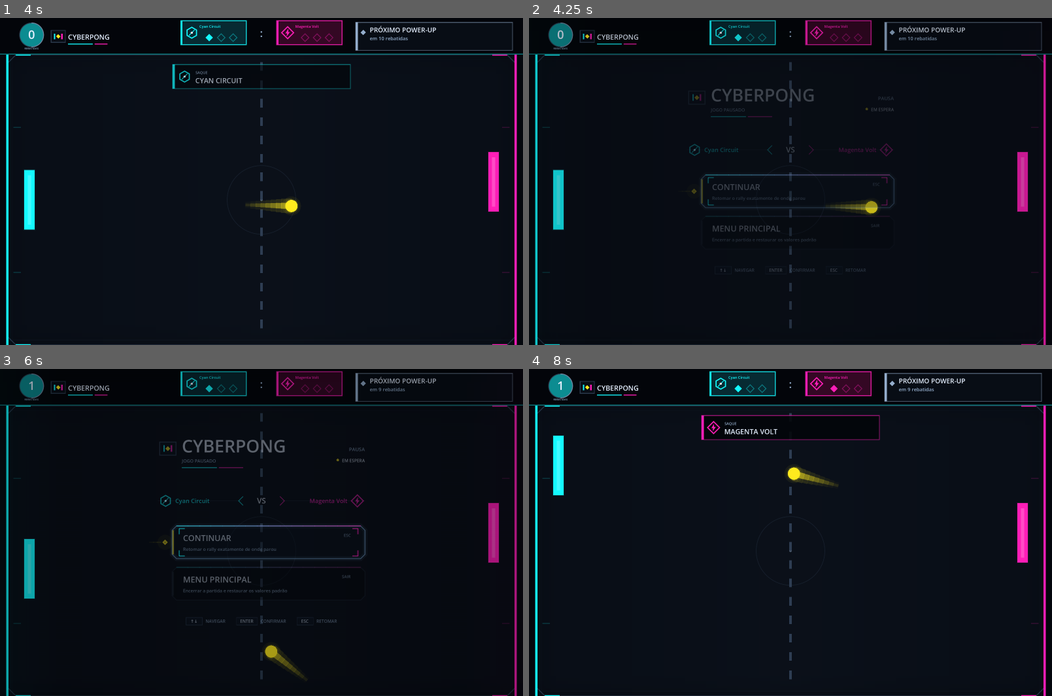
Above: before the commit, frames 1-4 (two rows, left to right).
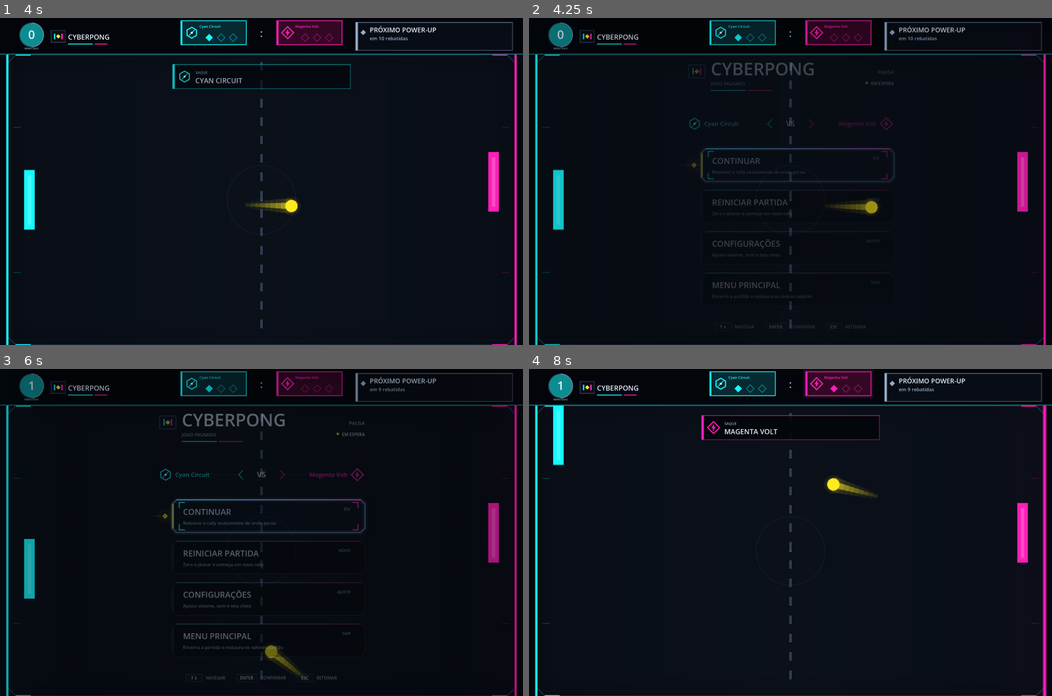
Above: after the commit, the same moments.

Repository: wellingtonlope/cyberpong
Game: Godot game, scene res://main.tscn
Two runs of this game, one before a commit and one after it. Both use one fixed random seed, a clock stepped at 60 frames per second and the inputs below.
Inputs (mouse positions are in pixels of both pictures, inside the frame that each line leads up to; where the layout moved, square brackets give the same spot in the first picture):
- Up to frame 1 (4 s): tap Enter at 0.5 s; move the mouse to (376, 165) at 0.52 s; hold Right 0.53-1.25 s; tap Space (ui_select) at 0.6, 0.77, 1.07, 2.3, 3.77, 3.8 s; click (376, 165) at 0.67 s; drag from (156, 197) to (235, 246) at 1.27 s; move the mouse to (313, 109) at 2.02 s; hold Right 2.03-2.75 s; tap Up (p2_up) at 2.1 s; click (313, 109) at 2.17 s; drag from (235, 246) to (104, 132) at 2.77 s; move the mouse to (418, 230) at 3.52 s; hold Left from 3.53 s (still down); tap Alt at 3.6 s; click (418, 230) at 3.67 s
- Up to frame 2 (4.25 s): keep holding Left; tap Space (ui_select) at 4.07 s; tap Escape at 4.15 s
- Up to frame 3 (6 s): release Left at 4.25 s; click (266, 516) [266, 542] at 4.25 s; drag from (104, 483) to (183, 450) at 5.02 s; move the mouse to (287, 532) at 5.77 s; hold S (p1_down) from 5.78 s (still down); tap P at 5.85 s; click (287, 532) at 5.92 s
- Up to frame 4 (8 s): tap Space (ui_select) at 6.05, 7.52, 7.55, 7.82 s; release S (p1_down) at 6.5 s; drag from (712, 450) to (685, 548) at 6.52 s; move the mouse to (905, 516) at 7.27 s; hold W (p1_up) from 7.28 s (still down); tap Keypad Enter at 7.35 s; click (905, 516) at 7.42 s

Frame 1 is identical in both runs. In frame 2, 2.7% of the frame differs, in the area x 30-70%, y 13-95%; in frame 3, 3.8%; in frame 4, 1.5%.

Commit message:
Adiciona Reiniciar partida e menu de Configurações à pausa

Diff:
--- a/main.gd
+++ b/main.gd
@@ -181,6 +181,7 @@
 	var menu = PAUSE_MENU_SCENE.instantiate()
 	add_child(menu)
 	menu.connect("resume_requested", _on_pause_resume_requested)
+	menu.connect("restart_requested", _on_pause_restart_requested)
 	menu.connect("main_menu_requested", _on_pause_main_menu_requested)
 	_pause_menu = menu
 	get_tree().paused = true
@@ -189,6 +190,12 @@
 	_dismiss_pause_menu()
 	get_tree().paused = false
 	SoundManager.play_pause_close()
+
+func _on_pause_restart_requested() -> void:
+	_dismiss_pause_menu()
+	get_tree().paused = false
+	SoundManager.play_pause_close()
+	_restart_match()
 
 func _on_pause_main_menu_requested() -> void:
 	_dismiss_pause_menu()
--- a/scenes/pause_menu.tscn
+++ b/scenes/pause_menu.tscn
@@ -22,6 +22,24 @@
 flat = true
 text = ""
 
+[node name="BtnRestart" type="Button" parent="."]
+layout_mode = 0
+offset_right = 10.0
+offset_bottom = 10.0
+mouse_default_cursor_shape = 2
+focus_mode = 2
+flat = true
+text = ""
+
+[node name="BtnSettings" type="Button" parent="."]
+layout_mode = 0
+offset_right = 10.0
+offset_bottom = 10.0
+mouse_default_cursor_shape = 2
+focus_mode = 2
+flat = true
+text = ""
+
 [node name="BtnMainMenu" type="Button" parent="."]
 layout_mode = 0
 offset_right = 10.0
--- /dev/null
+++ b/scenes/settings_menu.tscn
@@ -0,0 +1,59 @@
+[gd_scene load_steps=2 format=3]
+
+[ext_resource type="Script" path="res://scripts/settings_menu.gd" id="1_settings"]
+
+[node name="SettingsMenu" type="Control"]
+z_index = 120
+process_mode = 3
+anchors_preset = 15
+anchor_right = 1.0
+anchor_bottom = 1.0
+grow_horizontal = 2
+grow_vertical = 2
+mouse_filter = 2
+script = ExtResource("1_settings")
+
+[node name="BtnVolumeDown" type="Button" parent="."]
+layout_mode = 0
+offset_right = 10.0
+offset_bottom = 10.0
+mouse_default_cursor_shape = 2
+focus_mode = 2
+flat = true
+text = ""
+
+[node name="BtnVolumeUp" type="Button" parent="."]
+layout_mode = 0
+offset_right = 10.0
+offset_bottom = 10.0
+mouse_default_cursor_shape = 2
+focus_mode = 2
+flat = true
+text = ""
+
+[node name="BtnSound" type="Button" parent="."]
+layout_mode = 0
+offset_right = 10.0
+offset_bottom = 10.0
+mouse_default_cursor_shape = 2
+focus_mode = 2
+flat = true
+text = ""
+
+[node name="BtnFullscreen" type="Button" parent="."]
+layout_mode = 0
+offset_right = 10.0
+offset_bottom = 10.0
+mouse_default_cursor_shape = 2
+focus_mode = 2
+flat = true
+text = ""
+
+[node name="BtnBack" type="Button" parent="."]
+layout_mode = 0
+offset_right = 10.0
+offset_bottom = 10.0
+mouse_default_cursor_shape = 2
+focus_mode = 2
+flat = true
+text = ""
--- a/scripts/menu_screen.gd
+++ b/scripts/menu_screen.gd
@@ -184,6 +184,15 @@
 		if button != null and button.is_inside_tree():
 			button.grab_focus()
 			return
+
+func set_cards_interactive(interactive: bool) -> void:
+	for button in _card_buttons:
+		if button == null:
+			continue
+		button.disabled = not interactive
+		button.mouse_filter = (
+			Control.MOUSE_FILTER_STOP if interactive else Control.MOUSE_FILTER_IGNORE
+		)
 
 func _show() -> void:
 	show()
--- a/scripts/pause_menu.gd
+++ b/scripts/pause_menu.gd
@@ -1,12 +1,17 @@
 extends "res://scripts/menu_screen.gd"
 
 signal resume_requested
+signal restart_requested
 signal main_menu_requested
 
 enum Action {
 	RESUME,
+	RESTART,
+	SETTINGS,
 	MAIN_MENU
 }
+
+const SETTINGS_SCENE := preload("res://scenes/settings_menu.tscn")
 
 const PAUSE_CARDS := [
 	{
@@ -16,20 +21,35 @@
 		"tag": "ESC"
 	},
 	{
+		"action": Action.RESTART,
+		"title": "REINICIAR PARTIDA",
+		"detail": "Zera o placar e começa um novo rally",
+		"tag": "NOVO"
+	},
+	{
+		"action": Action.SETTINGS,
+		"title": "CONFIGURAÇÕES",
+		"detail": "Ajusta volume, som e tela cheia",
+		"tag": "AJUSTE"
+	},
+	{
 		"action": Action.MAIN_MENU,
 		"title": "MENU PRINCIPAL",
-		"detail": "Encerrar a partida e restaurar os valores padrão",
+		"detail": "Encerra a partida e restaura os valores padrão",
 		"tag": "SAIR"
 	}
 ]
 
 @onready var btn_resume: Button = $BtnResume
+@onready var btn_restart: Button = $BtnRestart
+@onready var btn_settings: Button = $BtnSettings
 @onready var btn_main_menu: Button = $BtnMainMenu
 
 var _pending_action := -1
+var _settings: Control = null
 
 func _ready() -> void:
-	var buttons: Array[Button] = [btn_resume, btn_main_menu]
+	var buttons: Array[Button] = [btn_resume, btn_restart, btn_settings, btn_main_menu]
 	_setup_menu(buttons, PAUSE_CARDS)
 
 func _activate_card(index: int) -> void:
@@ -37,6 +57,9 @@
 
 func _activate_action(action: int, index: int) -> void:
 	if _selected or _closing:
+		return
+	if action == Action.SETTINGS:
+		_open_settings()
 		return
 	SoundManager.play_ui_select()
 	_closing = true
@@ -61,16 +84,44 @@
 	_pending_action = -1
 	hide()
 	set_process(false)
-	if action == Action.MAIN_MENU:
-		main_menu_requested.emit()
+	match action:
+		Action.MAIN_MENU:
+			main_menu_requested.emit()
+		Action.RESTART:
+			get_tree().paused = false
+			restart_requested.emit()
+		_:
+			get_tree().paused = false
+			resume_requested.emit()
+
+func _open_settings() -> void:
+	if _settings != null:
+		return
+	SoundManager.play_ui_select()
+	var settings := SETTINGS_SCENE.instantiate()
+	settings.name = "SettingsMenu"
+	add_child(settings)
+	settings.connect("closed", _on_settings_closed)
+	_settings = settings
+	set_cards_interactive(false)
+
+func _on_settings_closed() -> void:
+	if is_instance_valid(_settings):
+		var settings := _settings
+		_settings = null
+		remove_child(settings)
+		settings.queue_free()
 	else:
-		get_tree().paused = false
-		resume_requested.emit()
+		_settings = null
+	set_cards_interactive(true)
+	grab_first_focus()
 
 func _unhandled_key_input(event: InputEvent) -> void:
 	if not event is InputEventKey:
 		return
 	if not event.pressed or event.echo:
+		return
+	if _settings != null:
 		return
 	if event.keycode == KEY_ESCAPE or event.keycode == KEY_P:
 		_activate_action(Action.RESUME, 0)
--- /dev/null
+++ b/scripts/settings_menu.gd
@@ -0,0 +1,195 @@
+extends "res://scripts/menu_screen.gd"
+
+signal closed
+
+enum Action {
+	VOLUME_DOWN,
+	VOLUME_UP,
+	TOGGLE_SOUND,
+	TOGGLE_FULLSCREEN,
+	BACK
+}
+
+const VOLUME_STEP_DB := 3.0
+const MIN_VOLUME_DB := -24.0
+const MAX_VOLUME_DB := 0.0
+const SETTINGS_MIN_UI_SCALE := 0.42
+const LAYOUT_TOP_MARGIN_UNITS := 8.0
+
+const SETTINGS_CARDS := [
+	{
+		"action": Action.VOLUME_DOWN,
+		"title": "VOLUME -",
+		"detail": "Diminui o volume geral em 3 dB",
+		"tag": "-3 dB"
+	},
+	{
+		"action": Action.VOLUME_UP,
+		"title": "VOLUME +",
+		"detail": "Aumenta o volume geral em 3 dB",
+		"tag": "+3 dB"
+	},
+	{
+		"action": Action.TOGGLE_SOUND,
+		"title": "SOM",
+		"detail": "Ativa ou desativa os efeitos sonoros",
+		"tag": "LIGADO"
+	},
+	{
+		"action": Action.TOGGLE_FULLSCREEN,
+		"title": "TELA CHEIA",
+		"detail": "Alterna entre janela e tela cheia",
+		"tag": "TELA CHEIA"
+	},
+	{
+		"action": Action.BACK,
+		"title": "VOLTAR",
+		"detail": "Retorna ao menu anterior",
+		"tag": "ESC"
+	}
+]
+
+const SOUND_CARD_INDEX := 2
+const FULLSCREEN_CARD_INDEX := 3
+
+@onready var btn_volume_down: Button = $BtnVolumeDown
+@onready var btn_volume_up: Button = $BtnVolumeUp
+@onready var btn_sound: Button = $BtnSound
+@onready var btn_fullscreen: Button = $BtnFullscreen
+@onready var btn_back: Button = $BtnBack
+
+var _pending_action := -1
+var _fullscreen := false
+
+func _ready() -> void:
+	var buttons: Array[Button] = [
+		btn_volume_down,
+		btn_volume_up,
+		btn_sound,
+		btn_fullscreen,
+		btn_back,
+	]
+	var cards: Array = []
+	for card in SETTINGS_CARDS:
+		cards.append(card.duplicate())
+	_setup_menu(buttons, cards)
+	_fullscreen = _is_fullscreen()
+	_refresh_state()
+
+func _activate_card(index: int) -> void:
+	if _selected or _closing:
+		return
+	var action := int(_cards[index]["action"])
+	if action == Action.BACK:
+		_request_back(index)
+		return
+	_apply_action(action)
+	SoundManager.play_ui_move()
+	_refresh_state()
+
+func _apply_action(action: int) -> void:
+	match action:
+		Action.VOLUME_DOWN:
+			_set_volume(SoundManager.master_volume_db - VOLUME_STEP_DB)
+		Action.VOLUME_UP:
+			_set_volume(SoundManager.master_volume_db + VOLUME_STEP_DB)
+		Action.TOGGLE_SOUND:
+			SoundManager.sound_enabled = not SoundManager.sound_enabled
+			if SoundManager.sound_enabled:
+				SoundManager.play_ui_select()
+		Action.TOGGLE_FULLSCREEN:
+			_toggle_fullscreen()
+		_:
+			pass
+
+func _set_volume(value: float) -> void:
+	SoundManager.master_volume_db = clampf(value, MIN_VOLUME_DB, MAX_VOLUME_DB)
+
+func _toggle_fullscreen() -> void:
+	_fullscreen = not _fullscreen
+	if DisplayServer.get_name() == "headless":
+		return
+	DisplayServer.window_set_mode(
+		DisplayServer.WINDOW_MODE_FULLSCREEN if _fullscreen else DisplayServer.WINDOW_MODE_WINDOWED
+	)
+
+func _is_fullscreen() -> bool:
+	if DisplayServer.get_name() == "headless":
+		return false
+	return DisplayServer.window_get_mode() == DisplayServer.WINDOW_MODE_FULLSCREEN
+
+func _refresh_state() -> void:
+	if _cards.size() < SETTINGS_CARDS.size():
+		return
+	_cards[SOUND_CARD_INDEX]["tag"] = "LIGADO" if SoundManager.sound_enabled else "DESLIGADO"
+	_cards[FULLSCREEN_CARD_INDEX]["tag"] = "TELA CHEIA" if _fullscreen else "JANELA"
+	queue_redraw()
+
+func volume_percentage() -> int:
+	var range_db := MAX_VOLUME_DB - MIN_VOLUME_DB
+	var normalized := (SoundManager.master_volume_db - MIN_VOLUME_DB) / maxf(range_db, 0.001)
+	return clampi(int(round(normalized * 100.0)), 0, 100)
+
+func is_fullscreen() -> bool:
+	return _fullscreen
+
+func _request_back(index: int) -> void:
+	if _selected or _closing:
+		return
+	SoundManager.play_ui_select()
+	_closing = true
+	_close_progress = 0.0
+	_closing_index = index
+	_pending_action = Action.BACK
+
+func _finish_selection() -> void:
+	_pending_action = -1
+	_closing = false
+	_closing_index = -1
+	_selected = true
+	hide()
+	set_process(false)
+	closed.emit()
+
+func _unhandled_key_input(event: InputEvent) -> void:
+	if not event is InputEventKey:
+		return
+	if not event.pressed or event.echo:
+		return
+	if event.keycode == KEY_ESCAPE:
+		_request_back(_cards.size() - 1)
+		get_viewport().set_input_as_handled()
+
+func _ui_scale_for(surface_size: Vector2) -> float:
+	var base_scale := super._ui_scale_for(surface_size)
+	var card_count := float(_cards.size())
+	var content_units := (
+		HEADER_HEIGHT
+		+ HEADER_GAP
+		+ STRIP_HEIGHT
+		+ BODY_GAP
+		+ BODY_GAP
+		+ FOOTER_HEIGHT
+		+ CARD_HEIGHT * card_count
+		+ CARD_GAP * maxf(card_count - 1.0, 0.0)
+	)
+	var height_scale := (
+		surface_size.y * 0.99
+	) / maxf(content_units + LAYOUT_TOP_MARGIN_UNITS, 1.0)
+	return clampf(
+		minf(base_scale, height_scale),
+		SETTINGS_MIN_UI_SCALE,
+		MAX_UI_SCALE
+	)
+
+func _header_subtitle() -> String:
+	return "CONFIGURAÇÕES"
+
+func _header_status() -> String:
+	return "SOM LIGADO" if SoundManager.sound_enabled else "SOM DESLIGADO"
+
+func _header_live_label() -> String:
+	return "VOLUME %d%%" % volume_percentage()
+
+func _footer_hints() -> Array:
+	return [["↑↓", "NAVEGAR"], ["ENTER", "AJUSTAR"], ["ESC", "VOLTAR"]]
--- a/test/integration/test_pause_flow.gd
+++ b/test/integration/test_pause_flow.gd
@@ -106,6 +106,61 @@
 	assert_eq(game.left_paddle.position.y, 540.0)
 	assert_eq(game.right_paddle.position.y, 960.0)
 	await get_tree().process_frame
+
+func test_restart_action_resets_the_match_and_resumes_the_game() -> void:
+	game.left_score = 2
+	game.right_score = 1
+	game.total_rebounds = 9
+	game.debug_hud.record_paddle_hit(true)
+	game.ball.current_speed = 3000.0
+	game.ball.velocity = Vector2(-3000.0, 0.0)
+	game.power_up.appear(game.field_size)
+	game.power_up.effect_id = POWER_UP_EFFECT.Id.DOUBLE_SIZE
+	game.power_up.collect(true)
+
+	_press_key(KEY_ESCAPE)
+	var pause_menu = game.get_node_or_null("PauseMenu")
+	assert_not_null(pause_menu)
+	pause_menu._select_action(pause_menu.Action.RESTART)
+
+	assert_null(game._pause_menu)
+	assert_null(game.get_node_or_null("PauseMenu"))
+	assert_false(get_tree().paused)
+	assert_false(game.game_over)
+	assert_eq(game.left_score, 0)
+	assert_eq(game.right_score, 0)
+	assert_eq(game.total_rebounds, 0)
+	assert_eq(game.ball.current_speed, 1140.0)
+	assert_eq(game.ball._paddle_hits, 0)
+	assert_eq(game.power_up.status, game.power_up.Status.INACTIVE)
+	assert_false(game.left_paddle.power_up_active)
+	assert_eq(game.left_paddle.paddle_height, game.left_paddle.base_paddle_height)
+	await get_tree().process_frame
+
+func test_settings_menu_opens_from_the_pause_menu_and_keeps_the_match_frozen() -> void:
+	game.ball.position = Vector2(1200.0, 700.0)
+	game.ball.velocity = Vector2(-2100.0, 480.0)
+
+	_press_key(KEY_ESCAPE)
+	var pause_menu = game.get_node_or_null("PauseMenu")
+	assert_not_null(pause_menu)
+	pause_menu._activate_action(pause_menu.Action.SETTINGS, 2)
+
+	var settings = pause_menu.get_node_or_null("SettingsMenu")
+	assert_not_null(settings)
+	assert_true(get_tree().paused)
+
+	var ball_position: Vector2 = game.ball.position
+	game._physics_process(0.5)
+	assert_eq(game.ball.position, ball_position)
+	assert_eq(game.ball.velocity, Vector2(-2100.0, 480.0))
+
+	settings._finish_selection()
+	await get_tree().process_frame
+
+	assert_null(pause_menu.get_node_or_null("SettingsMenu"))
+	assert_true(get_tree().paused)
+	assert_not_null(game.get_node_or_null("PauseMenu"))
 
 func test_returning_to_main_menu_restores_all_default_match_values() -> void:
 	game.left_score = 2
--- a/test/integration/test_scene_resources.gd
+++ b/test/integration/test_scene_resources.gd
@@ -6,6 +6,7 @@
 	"res://scenes/paddle.tscn",
 	"res://scenes/game_menu.tscn",
 	"res://scenes/pause_menu.tscn",
+	"res://scenes/settings_menu.tscn",
 	"res://scenes/credits_screen.tscn",
 ]
 
--- a/test/unit/test_pause_menu.gd
+++ b/test/unit/test_pause_menu.gd
@@ -23,12 +23,16 @@
 	get_tree().paused = false
 	get_viewport().size = DEFAULT_SIZE
 
-func test_pause_menu_offers_resume_and_main_menu_actions() -> void:
-	assert_eq(menu._cards.size(), 2)
+func test_pause_menu_offers_resume_restart_settings_and_main_menu_actions() -> void:
+	assert_eq(menu._cards.size(), 4)
 	assert_eq(menu.PAUSE_CARDS[0]["action"], menu.Action.RESUME)
-	assert_eq(menu.PAUSE_CARDS[1]["action"], menu.Action.MAIN_MENU)
+	assert_eq(menu.PAUSE_CARDS[1]["action"], menu.Action.RESTART)
+	assert_eq(menu.PAUSE_CARDS[2]["action"], menu.Action.SETTINGS)
+	assert_eq(menu.PAUSE_CARDS[3]["action"], menu.Action.MAIN_MENU)
 	assert_eq(menu.PAUSE_CARDS[0]["title"], "CONTINUAR")
-	assert_eq(menu.PAUSE_CARDS[1]["title"], "MENU PRINCIPAL")
+	assert_eq(menu.PAUSE_CARDS[1]["title"], "REINICIAR PARTIDA")
+	assert_eq(menu.PAUSE_CARDS[2]["title"], "CONFIGURAÇÕES")
+	assert_eq(menu.PAUSE_CARDS[3]["title"], "MENU PRINCIPAL")
 	assert_true(get_tree().paused)
 
 func test_layout_keeps_cards_and_footer_inside_window() -> void:
@@ -39,21 +43,27 @@
 		var cards: Array = layout["cards"]
 		var footer: Rect2 = layout["footer"]
 
-		assert_eq(cards.size(), 2, "Pause menu needs two cards at %s" % size)
+		assert_eq(cards.size(), 4, "Pause menu needs four cards at %s" % size)
 		assert_gte(content.position.x, 0.0)
 		assert_lte(content.end.x, size.x)
 		assert_gte(cards[0].position.y, layout["strip"].end.y)
-		assert_gt(footer.end.y, cards[1].end.y)
+		assert_gt(footer.end.y, cards[3].end.y)
 		assert_lte(footer.end.y, size.y, "Pause footer overflows at %s" % size)
 
-func test_focus_cycles_between_both_cards() -> void:
-	var resume: Button = menu.get_node("BtnResume")
-	var main_menu: Button = menu.get_node("BtnMainMenu")
+func test_focus_cycles_between_all_cards() -> void:
+	var buttons: Array[Button] = [
+		menu.get_node("BtnResume"),
+		menu.get_node("BtnRestart"),
+		menu.get_node("BtnSettings"),
+		menu.get_node("BtnMainMenu"),
+	]
 
-	assert_eq(resume.focus_neighbor_top, main_menu.get_path())
-	assert_eq(resume.focus_neighbor_bottom, main_menu.get_path())
-	assert_eq(main_menu.focus_neighbor_top, resume.get_path())
-	assert_eq(main_menu.focus_neighbor_bottom, resume.get_path())
+	for index in range(buttons.size()):
+		var button := buttons[index]
+		var previous := buttons[(index - 1 + buttons.size()) % buttons.size()]
+		var next := buttons[(index + 1) % buttons.size()]
+		assert_eq(button.focus_neighbor_top, previous.get_path())
+		assert_eq(button.focus_neighbor_bottom, next.get_path())
 
 func test_resume_action_waits_for_transition_and_unpauses_the_tree() -> void:
 	var emitted: Array = []
@@ -72,17 +82,57 @@
 	assert_false(get_tree().paused)
 	assert_eq(emitted, ["resume"])
 
-func test_main_menu_action_keeps_the_tree_paused_until_the_next_selection() -> void:
+func test_restart_action_unpauses_and_requests_a_new_match() -> void:
 	var emitted: Array = []
-	menu.main_menu_requested.connect(func() -> void: emitted.append("main_menu"))
+	menu.restart_requested.connect(func() -> void: emitted.append("restart"))
 
 	menu._activate_card(1)
 	menu._process(menu.CLOSE_DURATION)
 
 	assert_true(menu._selected)
 	assert_false(menu.visible)
+	assert_false(get_tree().paused)
+	assert_eq(emitted, ["restart"])
+
+func test_main_menu_action_keeps_the_tree_paused_until_the_next_selection() -> void:
+	var emitted: Array = []
+	menu.main_menu_requested.connect(func() -> void: emitted.append("main_menu"))
+
+	menu._activate_card(3)
+	menu._process(menu.CLOSE_DURATION)
+
+	assert_true(menu._selected)
+	assert_false(menu.visible)
 	assert_true(get_tree().paused)
 	assert_eq(emitted, ["main_menu"])
+
+func test_settings_action_opens_the_settings_menu_without_closing_the_pause() -> void:
+	menu._activate_card(2)
+
+	var settings = menu.get_node_or_null("SettingsMenu")
+	assert_not_null(settings)
+	assert_true(settings is Control)
+	assert_false(menu._closing)
+	assert_false(menu._selected)
+	assert_true(get_tree().paused)
+	assert_true(menu.btn_resume.disabled)
+	assert_true(menu.btn_restart.disabled)
+	assert_true(menu.btn_settings.disabled)
+	assert_true(menu.btn_main_menu.disabled)
+
+func test_closing_the_settings_menu_restores_the_pause_cards() -> void:
+	menu._activate_card(2)
+	var settings = menu.get_node_or_null("SettingsMenu")
+	assert_not_null(settings)
+
+	settings._finish_selection()
+
+	assert_null(menu.get_node_or_null("SettingsMenu"))
+	assert_false(menu.btn_resume.disabled)
+	assert_false(menu.btn_restart.disabled)
+	assert_false(menu.btn_settings.disabled)
+	assert_false(menu.btn_main_menu.disabled)
+	assert_true(get_tree().paused)
 
 func test_escape_requests_resume_without_changing_the_selection() -> void:
 	var emitted: Array = []
@@ -97,13 +147,27 @@
 	assert_eq(emitted, ["resume"])
 	assert_false(get_tree().paused)
 
+func test_escape_is_ignored_while_the_settings_menu_is_open() -> void:
+	var emitted: Array = []
+	menu.resume_requested.connect(func() -> void: emitted.append("resume"))
+	menu._activate_card(2)
+	var event := InputEventKey.new()
+	event.pressed = true
+	event.keycode = KEY_ESCAPE
+
+	menu._unhandled_key_input(event)
+	menu._process(menu.CLOSE_DURATION)
+
+	assert_true(emitted.is_empty())
+	assert_true(get_tree().paused)
+
 func test_second_action_is_ignored_while_the_menu_is_closing() -> void:
 	var emitted: Array = []
 	menu.resume_requested.connect(func() -> void: emitted.append("resume"))
 	menu.main_menu_requested.connect(func() -> void: emitted.append("main_menu"))
 
 	menu._activate_card(0)
-	menu._activate_card(1)
+	menu._activate_card(3)
 	menu._process(menu.CLOSE_DURATION)
 
 	assert_eq(emitted, ["resume"])
--- /dev/null
+++ b/test/unit/test_settings_menu.gd
@@ -0,0 +1,119 @@
+extends GutTest
+
+const SETTINGS_SCENE := preload("res://scenes/settings_menu.tscn")
+const DEFAULT_SIZE := Vector2(2880.0, 1620.0)
+const WINDOW_SIZES := [
+	Vector2(2880.0, 1620.0),
+	Vector2(1920.0, 1080.0),
+	Vector2(1440.0, 810.0),
+	Vector2(1280.0, 720.0),
+	Vector2(1000.0, 600.0),
+	Vector2(800.0, 600.0),
+	Vector2(640.0, 480.0),
+	Vector2(480.0, 320.0),
+]
+
+var menu
+var _original_volume_db := 0.0
+var _original_sound_enabled := true
+
+func before_each() -> void:
+	get_viewport().size = DEFAULT_SIZE
+	_original_volume_db = SoundManager.master_volume_db
+	_original_sound_enabled = SoundManager.sound_enabled
+	SoundManager.master_volume_db = 0.0
+	SoundManager.sound_enabled = true
+	menu = add_child_autofree(SETTINGS_SCENE.instantiate())
+
+func after_each() -> void:
+	SoundManager.master_volume_db = _original_volume_db
+	SoundManager.sound_enabled = _original_sound_enabled
+	get_tree().paused = false
+	get_viewport().size = DEFAULT_SIZE
+
+func test_settings_menu_lists_volume_sound_fullscreen_and_back_actions() -> void:
+	assert_eq(menu._cards.size(), 5)
+	assert_eq(menu.SETTINGS_CARDS[0]["action"], menu.Action.VOLUME_DOWN)
+	assert_eq(menu.SETTINGS_CARDS[1]["action"], menu.Action.VOLUME_UP)
+	assert_eq(menu.SETTINGS_CARDS[2]["action"], menu.Action.TOGGLE_SOUND)
+	assert_eq(menu.SETTINGS_CARDS[3]["action"], menu.Action.TOGGLE_FULLSCREEN)
+	assert_eq(menu.SETTINGS_CARDS[4]["action"], menu.Action.BACK)
+	assert_eq(menu._cards[2]["tag"], "LIGADO")
+
+func test_layout_keeps_cards_and_footer_inside_window() -> void:
+	for window_size in WINDOW_SIZES:
+		var size: Vector2 = window_size
+		var layout: Dictionary = menu._layout_for(size)
+		var cards: Array = layout["cards"]
+		var footer: Rect2 = layout["footer"]
+
+		assert_eq(cards.size(), 5, "Settings menu needs five cards at %s" % size)
+		assert_gte(cards[0].position.y, layout["strip"].end.y)
+		assert_gt(footer.end.y, cards[4].end.y)
+		assert_lte(footer.end.y, size.y, "Settings footer overflows at %s" % size)
+
+func test_volume_controls_adjust_the_master_volume_in_steps() -> void:
+	SoundManager.master_volume_db = -6.0
+	var initial_percentage: int = menu.volume_percentage()
+
+	menu._activate_card(1)
+	assert_almost_eq(SoundManager.master_volume_db, -3.0, 0.001)
+	assert_gt(menu.volume_percentage(), initial_percentage)
+
+	menu._activate_card(0)
+	assert_almost_eq(SoundManager.master_volume_db, -6.0, 0.001)
+	assert_eq(menu.volume_percentage(), initial_percentage)
+
+func test_volume_is_clamped_to_the_supported_range() -> void:
+	for _index in range(20):
+		menu._activate_card(0)
+	assert_almost_eq(SoundManager.master_volume_db, menu.MIN_VOLUME_DB, 0.001)
+	assert_eq(menu.volume_percentage(), 0)
+
+	SoundManager.master_volume_db = menu.MAX_VOLUME_DB
+	menu._activate_card(1)
+	assert_almost_eq(SoundManager.master_volume_db, menu.MAX_VOLUME_DB, 0.001)
+
+func test_sound_action_toggles_the_audio_and_updates_the_tag() -> void:
+	menu._activate_card(2)
+	assert_false(SoundManager.sound_enabled)
+	assert_eq(menu._cards[2]["tag"], "DESLIGADO")
+
+	menu._activate_card(2)
+	assert_true(SoundManager.sound_enabled)
+	assert_eq(menu._cards[2]["tag"], "LIGADO")
+
+func test_fullscreen_action_toggles_the_window_mode_state() -> void:
+	assert_false(menu.is_fullscreen())
+	menu._activate_card(3)
+	assert_true(menu.is_fullscreen())
+	assert_eq(menu._cards[3]["tag"], "TELA CHEIA")
+
+	menu._activate_card(3)
+	assert_false(menu.is_fullscreen())
+	assert_eq(menu._cards[3]["tag"], "JANELA")
+
+func test_back_action_closes_the_menu_and_keeps_the_tree_paused() -> void:
+	var emitted: Array = []
+	menu.closed.connect(func() -> void: emitted.append("closed"))
+
+	menu._activate_card(4)
+	assert_true(menu._closing)
+	menu._process(menu.CLOSE_DURATION)
+
+	assert_eq(emitted, ["closed"])
+	assert_false(menu.visible)
+	assert_true(get_tree().paused)
+
+func test_escape_closes_the_settings_menu() -> void:
+	var emitted: Array = []
+	menu.closed.connect(func() -> void: emitted.append("closed"))
+	var event := InputEventKey.new()
+	event.pressed = true
+	event.keycode = KEY_ESCAPE
+
+	menu._unhandled_key_input(event)
+	menu._process(menu.CLOSE_DURATION)
+
+	assert_eq(emitted, ["closed"])
+	assert_false(menu.visible)
Not shown, changed: AGENTS.md
